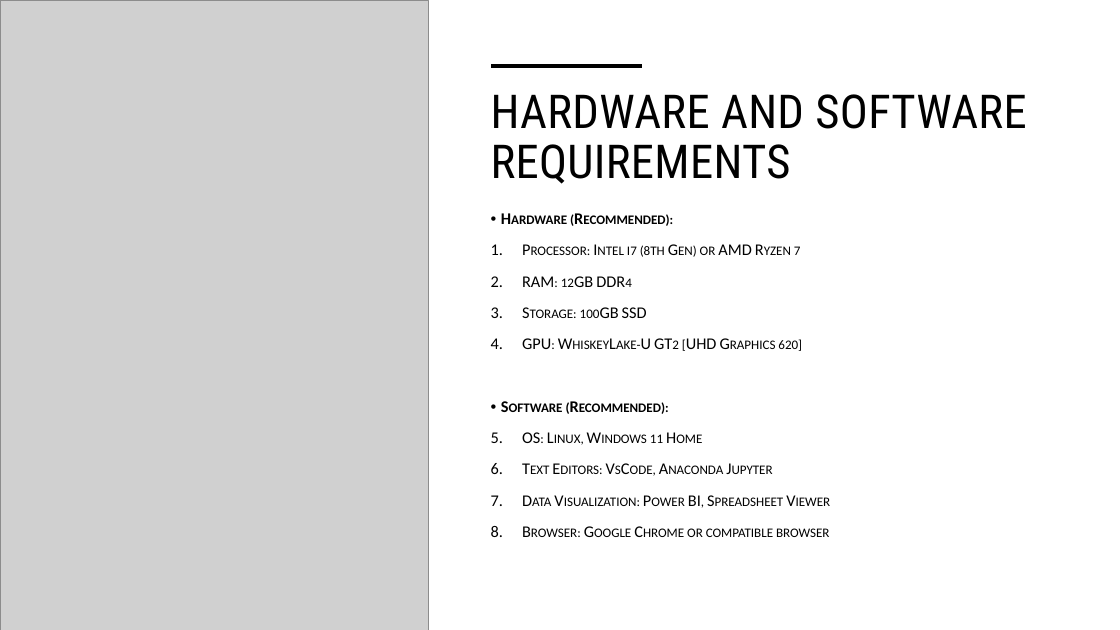
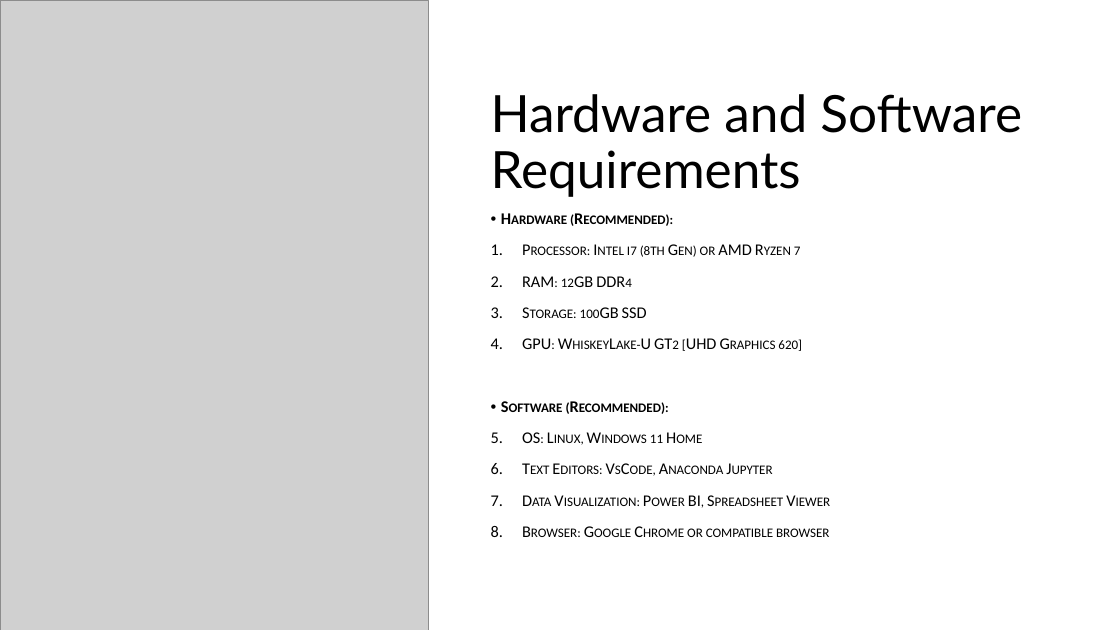
Before and after one commit to MrArthor/Forecasting-Electrical-Energy-Consumption, a slide deck: slide 3 of Report/Forecasting Electrical Energy Consumption- End Presentation.pptx. Drawn at 1120x630 pixels with LibreOffice and Linux fonts; fonts in the diff are those of the drawing; grey boxes stand for pictures. Boxes give left, top, right and bottom in pixels: in the first picture for what was removed or moved away, otherwise in the second. Text is boxed around its words. In the diff, an @@ line names an element or a change of style, - is before the commit and + after.

```diff
--- a/Report/Forecasting Electrical Energy Consumption- End Presentation.pptx
+++ b/Report/Forecasting Electrical Energy Consumption- End Presentation.pptx
@@ title "Hardware and Software Requirements" at <box>491,94,1022,197</box>: vertical alignment top to middle @@
@@ line removed from (492, 66) to (642, 66) @@
@@ title at <box>491,94,1022,197</box>: text changed; size 40 to 44 pt; font Roboto Condensed to Lato @@
-HARDWARE AND SOFTWARE REQUIREMENTS
+Hardware and Software Requirements
```
Also in this commit, not shown: 13 other slides changed, 1 slide added, 4 other files.
